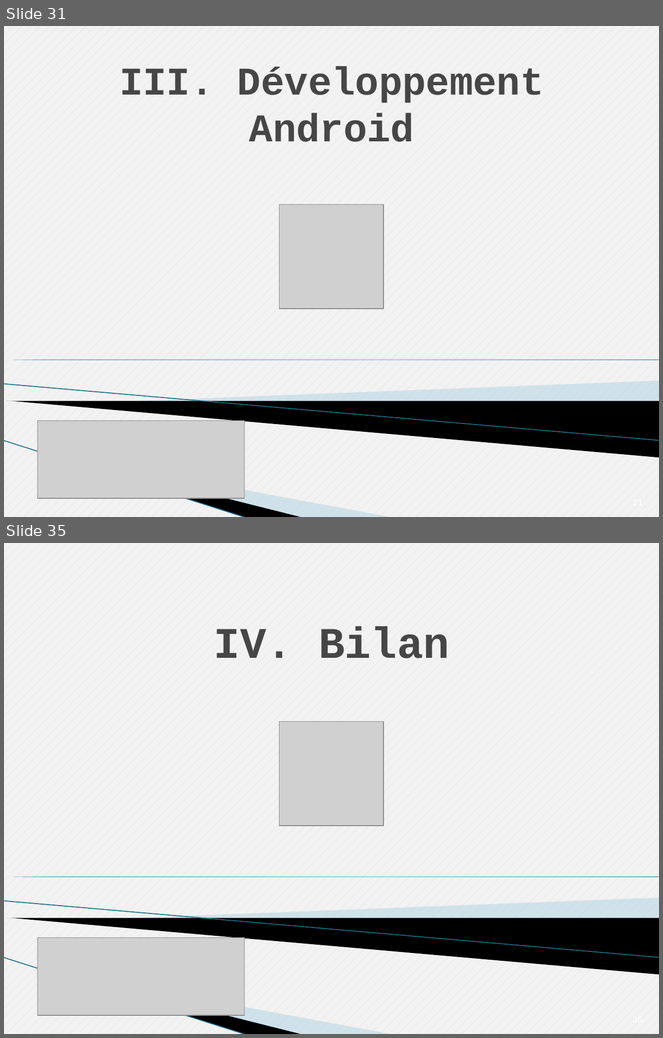
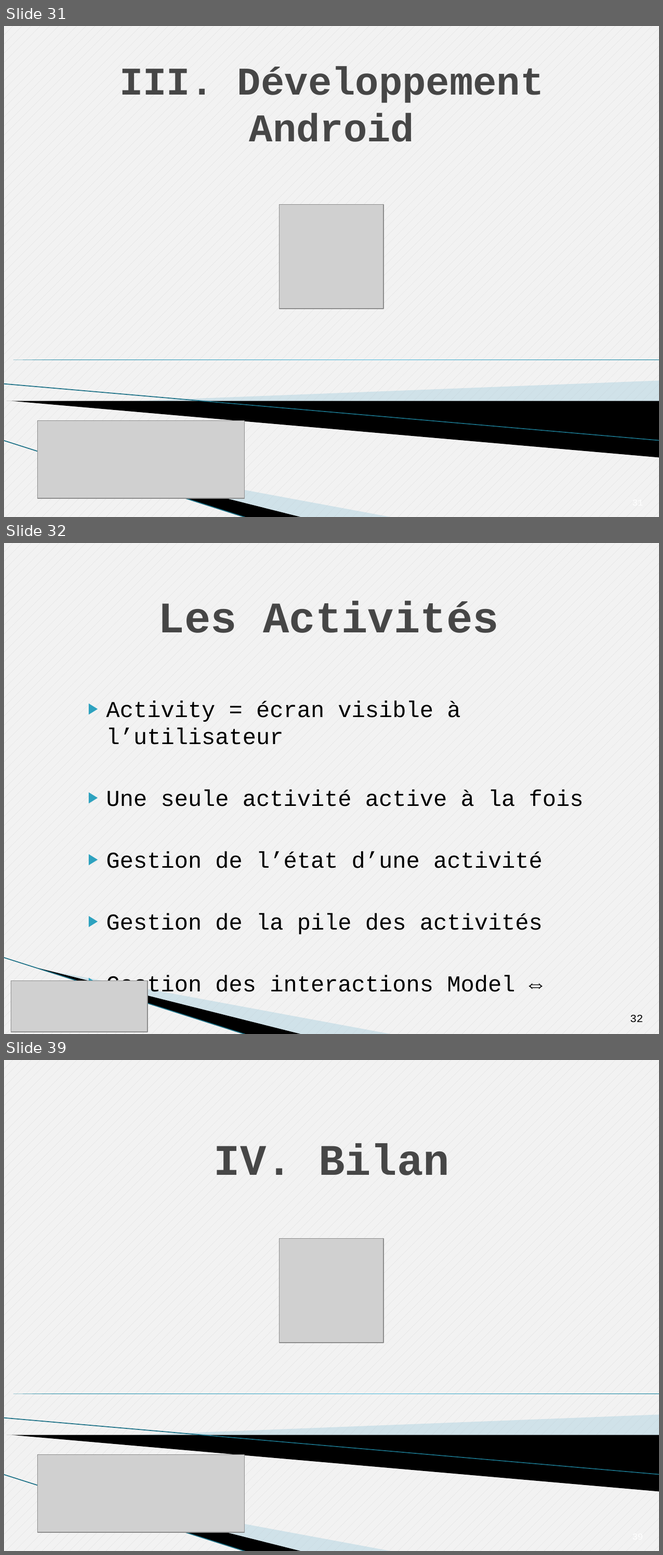
Before and after one commit to Tenacy/AndroidProject, a slide deck: Rapport/Presentation.pptx. Shown one above the other, each under a label of ours: slides 31 and 35 before the commit, slides 31, 32 and 39 after it; the slides between them are not shown. The pictures are 663x1038 and 663x1555 pixels, drawn with LibreOffice and Linux fonts; fonts in the diff are those of the drawing; grey boxes stand for pictures; background and template pictures are left out. Boxes give left, top, right and bottom in pixels: in the first picture for what was removed or moved away, otherwise in the second. Text is boxed around its words. In the diff, an @@ line names an element or a change of style, - is before the commit and + after.

```diff
--- a/Rapport/Presentation.pptx
+++ b/Rapport/Presentation.pptx
@@ slide 32 added at [4,543,659,1034], background pattern #D9D9D9 on #F2F2F2; not listed: 3 template elements that a slide beside it also shows @@
@@ text added at [158,601,499,633], 48 pt, text #464646, bold @@
+Les Activités
@@ text added at [106,701,584,1026], 25 pt, text #000000 @@
+▶ Activity = écran visible à l’utilisateur
+▶ Une seule activité active à la fois
+▶ Gestion de l’état d’une activité
+▶ Gestion de la pile des activités
+▶ Gestion des interactions Model ⇔ Vue
@@ picture added at [11,981,148,1032] @@
@@ page number added at [630,1015,643,1023], 12 pt, text #000000 @@
+32
@@ what was slide 35 is now slide 39 @@
```
Also in this commit, not shown: 4 slides changed, 7 other slides added, 2 slides removed, 1 other file.
